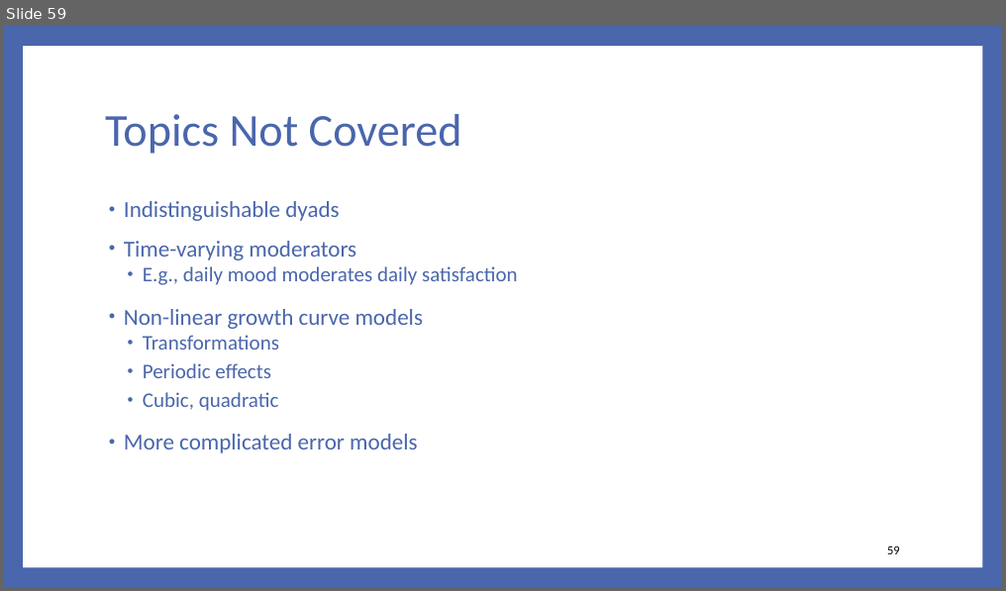
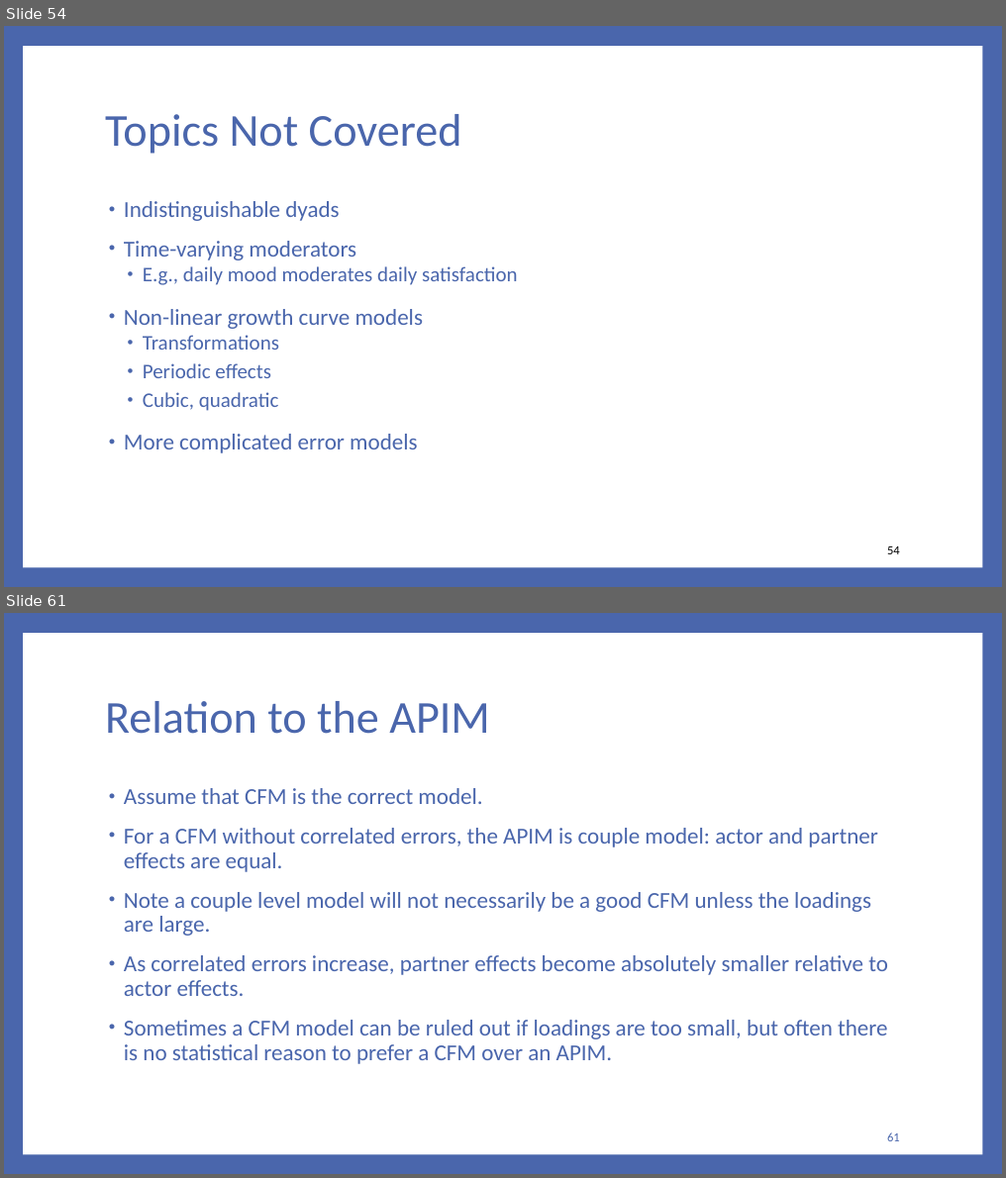
Before and after one commit to RandiLGarcia/2day-dyad-workshop, a slide deck: Day 2/Lecture Slides/Day 2 Slides.pptx. Shown one above the other, each under a label of ours: slide 59 before the commit, slides 54 and 61 after it; the slides between them are not shown. The pictures are 1006x591 and 1006x1178 pixels, drawn with LibreOffice and Linux fonts; fonts in the diff are those of the drawing. Boxes give left, top, right and bottom in pixels: in the first picture for what was removed or moved away, otherwise in the second. Text is boxed around its words. In the diff, an @@ line names an element or a change of style, - is before the commit and + after.

```diff
--- a/Day 2/Lecture Slides/Day 2 Slides.pptx
+++ b/Day 2/Lecture Slides/Day 2 Slides.pptx
@@ slide 61 added at box(4, 613, 1002, 1174), background #4A66AC; not listed: 1 template element that a slide beside it also shows @@
@@ title added at box(105, 701, 490, 734), 44 pt, text #4A66AC @@
+Relation to the APIM
@@ text added at box(124, 788, 888, 1064), 22 pt, text #4A66AC @@
+• Assume that CFM is the correct model.
+• For a CFM without correlated errors, the APIM is couple model: actor and partner effects are equal.
+• Note a couple level model will not necessarily be a good CFM unless the loadings are large.
+• As correlated errors increase, partner effects become absolutely smaller relative to actor effects.
+• Sometimes a CFM model can be ruled out if loadings are too small, but often there is no statistical reason to prefer a CFM over an APIM.
@@ page number added at box(887, 1133, 900, 1142), 12 pt, text #4A66AC @@
+61
@@ what was slide 59 is now slide 54 @@
@@ page number at box(887, 547, 900, 555): text changed @@
-59
+54
```
Also in this commit, not shown: 6 slides changed, 14 other slides added, 4 slides removed, 47 other files.
